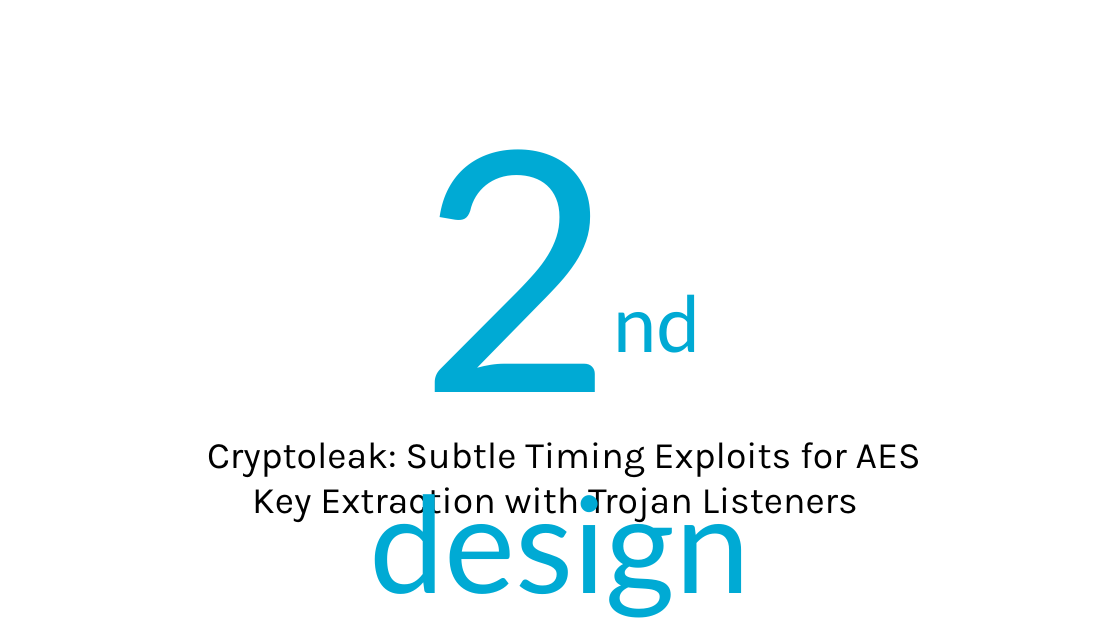
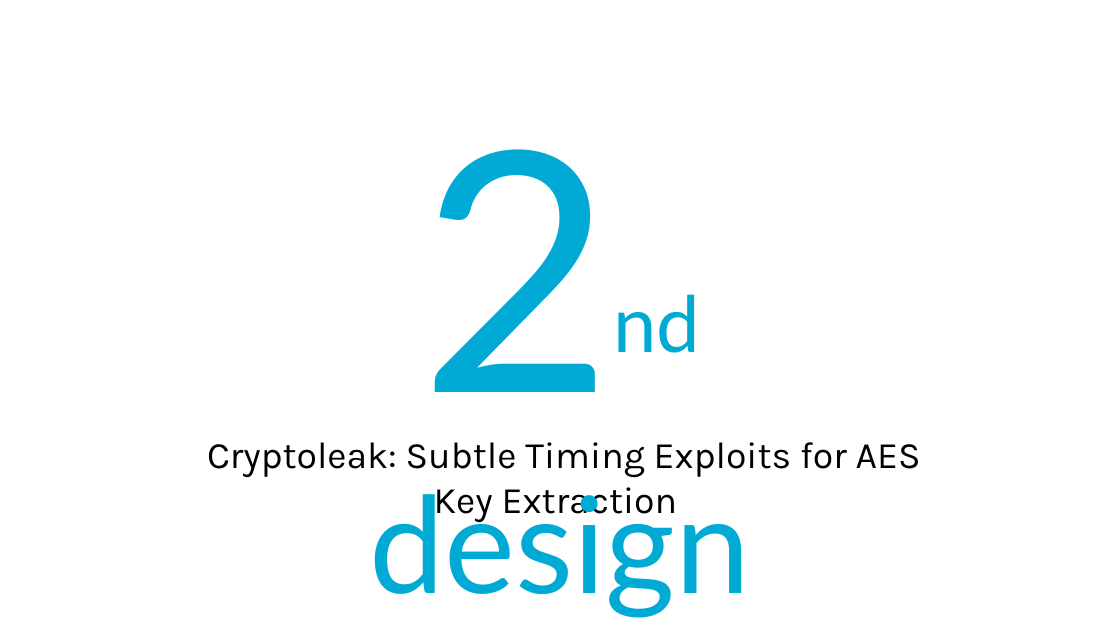
Before and after one commit to Lefteris-B/2024-CSAW, a slide deck: slide 21 of presentations/CSAW_2024_second_stage.pptx. Drawn at 1120x630 pixels with LibreOffice and Linux fonts; fonts in the diff are those of the drawing. Boxes give left, top, right and bottom in pixels: in the first picture for what was removed or moved away, otherwise in the second. Text is boxed around its words. In the diff, an @@ line names an element or a change of style, - is before the commit and + after.

```diff
--- a/presentations/CSAW_2024_second_stage.pptx
+++ b/presentations/CSAW_2024_second_stage.pptx
@@ text at [207,442,921,523]: text changed @@
-Cryptoleak: Subtle Timing Exploits for AES Key Extraction with Trojan Listeners
+Cryptoleak: Subtle Timing Exploits for AES Key Extraction
```
Also in this commit, not shown: 1 other slide changed, 1 other file.
